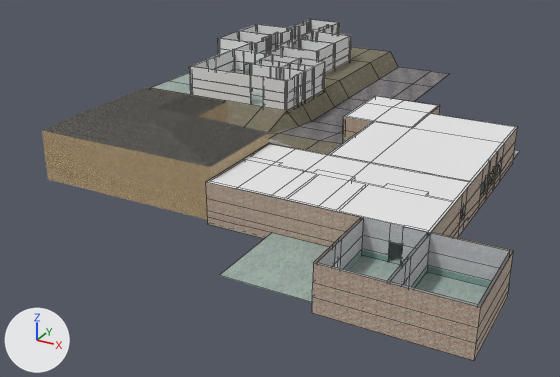
The OBJ model Assets/Modelle/Level/level4.obj: old version first, new version second.
Before and after are seen from a camera (50 mm lens) standing at (32.4, -83.8, 40.1) and looking at (-20.2, 11.9, -7.7). Arrows for +X, +Y and +Z are at lower left; the lights stay in place. Mesh edges are drawn as thin lines on the coarser meshes. Where no turn or scale is listed for an object, it has been applied to the vertices. Vertices at the same position are counted once.

The first picture shows 'Plane.001_Plane.004', 'Plane.002_Plane.005', 'ground_Plane.001', 'top_Plane.002', 'wall_Plane'.
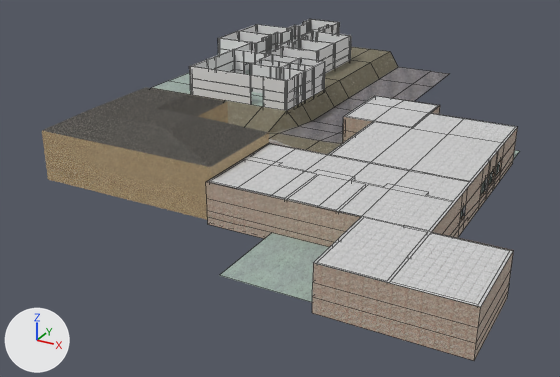
Pixel boxes [x1, y1, x2, y2] of what changed, in the pictures (560 x 377 px):
'top_Plane.002', reshaped (54% taller): before [207, 96, 517, 233]; after [207, 96, 517, 307]
part 1 of me_top_plane_002, built on: before [207, 113, 517, 233]; after [207, 113, 517, 307]
part 2 of me_top_plane_002, recoloured (white to grey): [328, 96, 438, 163] in both

What changed in the scene script:
```text
Add img_deckensegment_png:
    img_deckensegment_png = load_image('deckensegment.png', '../../Textures/Level/deckensegment.png', 256, 256, 'sRGB')
Add mat_decke:
    mat_decke = principled_material('decke')
    mat_decke.texture = img_deckensegment_png
    mat_decke.roughness = 0.69
Change me_top_plane_002:
    used by ob_top_plane_002; location = (0.0, 0.0, 0.0)
    remove me_top_plane_002.from_pydata(...)  # 21 vertices, 11 faces; spans x -15.2..11.9, y -15.0..26.5, z 4.5
    add me_top_plane_002.from_pydata(...)  # 29 vertices, 16 faces; spans x -15.2..20.2, y -26.3..26.5, z 4.5
    me_top_plane_002 part 1
    1 vertex is removed from x 11.9, y -15.0, z 4.5
    3 faces are deleted
    4 vertices in x -15.2..-0.8, y -15.0, z 4.5 move by (0.0, 0.2, 0.0)
    9 vertices are added at x 4.3..20.2, y -26.3..22.2, z 4.5
    8 new faces join them
    me_top_plane_002 part 2: 8 faces spanning x -15.2..-0.8, y -14.8..26.5, z 4.5 switch from mat_none (white #e7e7e7) to mat_decke (picture img_deckensegment_png)
```
